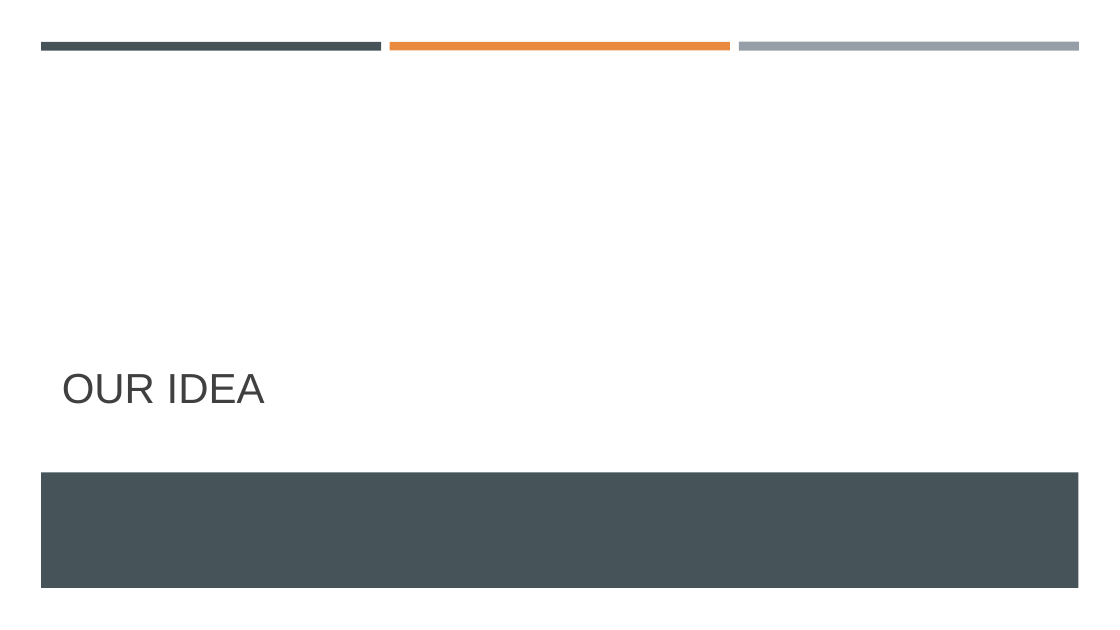
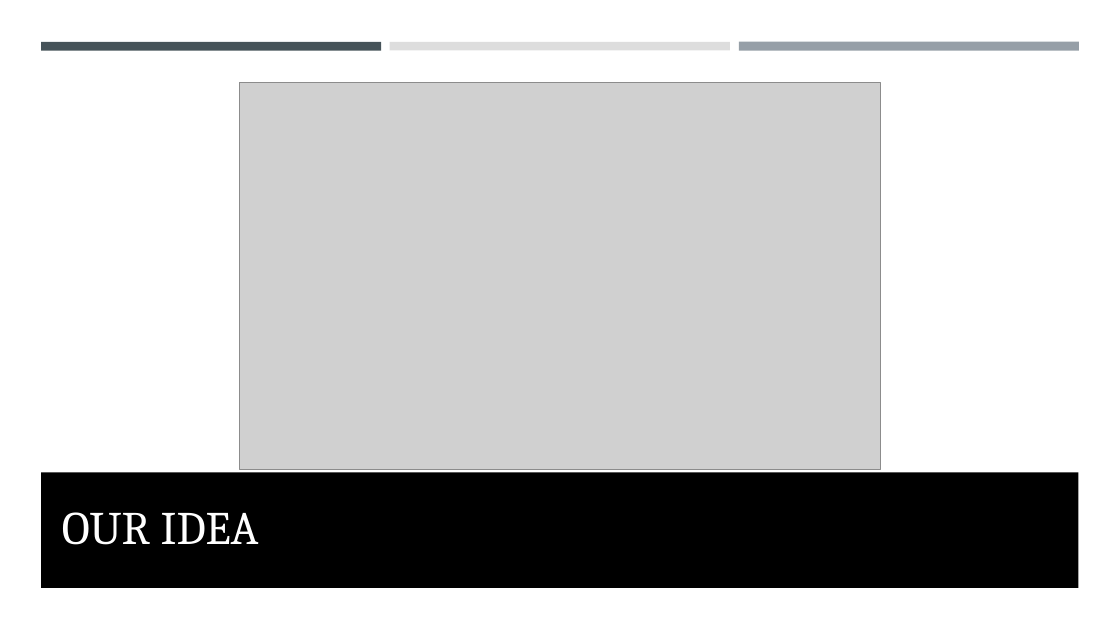
Before and after one commit to costanzimartina/Fintech_project, a slide deck: slide 5 of AutoInsurtech_Adobati_Basigalup_Colombo_Costanzi_Utke.pptx. Drawn at 1120x630 pixels with LibreOffice and Linux fonts; fonts in the diff are those of the drawing; grey boxes stand for pictures. Boxes give left, top, right and bottom in pixels: in the first picture for what was removed or moved away, otherwise in the second. Text is boxed around its words. In the diff, an @@ line names an element or a change of style, - is before the commit and + after.

```diff
--- a/AutoInsurtech_Adobati_Basigalup_Colombo_Costanzi_Utke.pptx
+++ b/AutoInsurtech_Adobati_Basigalup_Colombo_Costanzi_Utke.pptx
@@ rectangle at (x1=390, y1=42, x2=730, y2=50): fill #E98A3E to #DDDDDD @@
@@ picture added at (x1=239, y1=82, x2=881, y2=469) @@
@@ title "OUR IDEA" moved from (x1=62, y1=373, x2=265, y2=404) to (x1=62, y1=512, x2=259, y2=545) @@
@@ title "OUR IDEA" at (x1=62, y1=512, x2=259, y2=545): size 36 to 40 pt, font Arial to Cambria, text colour #404040 to #FFFFFF @@
@@ rectangle at (x1=41, y1=472, x2=1079, y2=588): fill #465359 to #000000 @@
```
Also in this commit, not shown: 11 other slides changed, 3 slides added, 3 slides removed, 4 other files.
